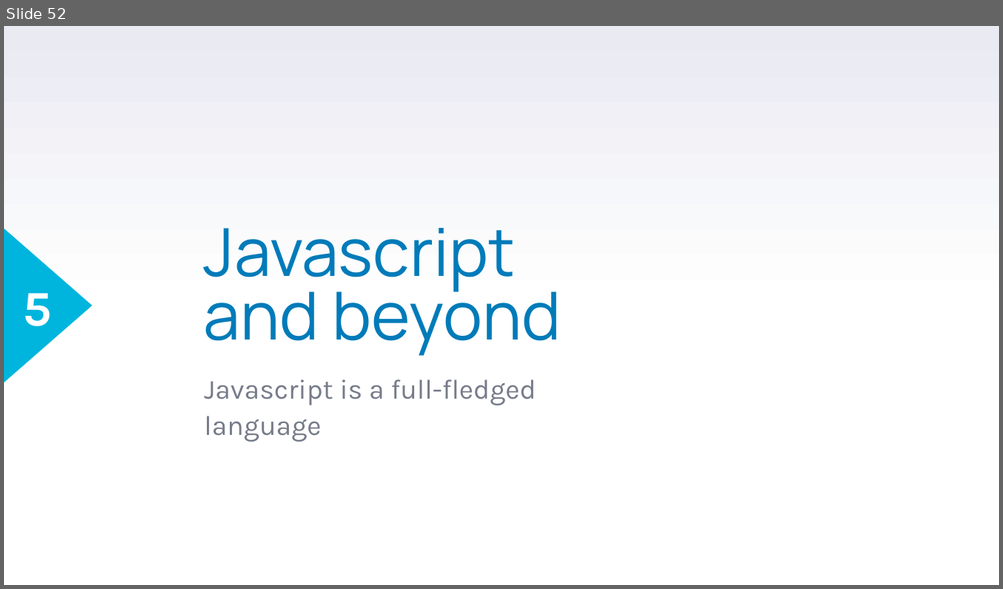
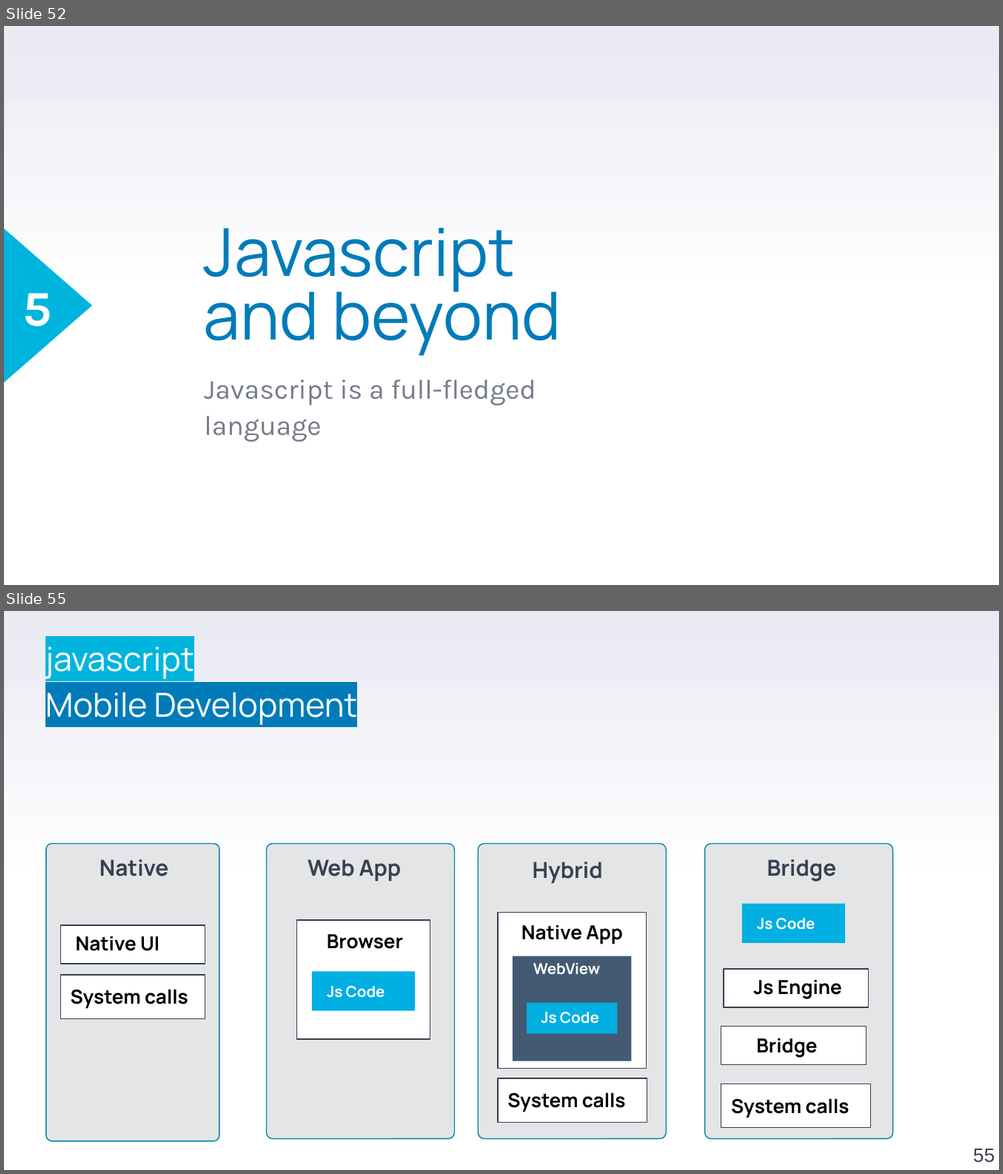
Before and after one commit to stefanofiorenza/KNITS, a slide deck: Programs/Trainings/01-FE/BasicJS/KNITS-Javascript.pptx. Shown one above the other, each under a label of ours: slide 52 before the commit, slides 52 and 55 after it; the slides between them are not shown. The pictures are 1003x589 and 1003x1174 pixels, drawn with LibreOffice and Linux fonts; fonts in the diff are those of the drawing; background and template pictures are left out. Boxes give left, top, right and bottom in pixels: in the first picture for what was removed or moved away, otherwise in the second. Text is boxed around its words. In the diff, an @@ line names an element or a change of style, - is before the commit and + after.

```diff
--- a/Programs/Trainings/01-FE/BasicJS/KNITS-Javascript.pptx
+++ b/Programs/Trainings/01-FE/BasicJS/KNITS-Javascript.pptx
@@ slide 55 added at (4,611,999,1170), background gradient #FFFFFF to #E9EAF2 @@
@@ text added at (45,647,358,726), 24 pt, text #FFFFFF @@
+javascript
+Mobile Development
@@ rounded rectangle added at (45,843,219,1141), fill #E3E5E7, outline #0086A3 0.75 pt @@
@@ rounded rectangle added at (267,843,455,1139), fill #E3E5E7, outline #0086A3 0.75 pt @@
@@ rounded rectangle added at (478,843,666,1139), fill #E3E5E7, outline #0086A3 0.75 pt @@
@@ rounded rectangle added at (704,843,892,1139), fill #E3E5E7, outline #0086A3 0.75 pt @@
@@ text added at (99,860,169,877), 16 pt, text #3A3F50, bold @@
+  Native
@@ text added at (307,860,401,881), 16 pt, text #3A3F50, bold @@
+  Web App
@@ text added at (532,862,603,883), 16 pt, text #3A3F50, bold @@
+  Hybrid
@@ text added at (767,860,836,882), 16 pt, text #3A3F50, bold @@
+  Bridge
@@ rectangle added at (296,920,430,1039), fill #FFFFFF, outline #3A3F50 0.75 pt @@
@@ rectangle added at (498,912,646,1068), fill #FFFFFF, outline #3A3F50 0.75 pt @@
@@ rectangle added at (742,903,845,943), fill #01AFE2 @@
@@ text added at (757,918,815,930), 11 pt, text #FFFFFF, bold @@
+Js Code
@@ rectangle added at (61,925,206,964), fill #FFFFFF, outline #3A3F50 0.75 pt @@
@@ text added at (76,937,159,951), 14 pt, text #000000, bold @@
+Native UI
@@ text added at (327,934,403,949), 14 pt, text #000000, bold @@
+Browser
@@ text added at (521,925,623,945), 14 pt, text #000000, bold @@
+Native App
@@ rectangle added at (61,975,206,1019), fill #FFFFFF, outline #3A3F50 0.75 pt @@
@@ rectangle added at (311,972,415,1012), fill #01AFE2 @@
@@ text added at (327,986,385,998), 11 pt, text #FFFFFF, bold @@
+Js Code
@@ rectangle added at (723,969,868,1008), fill #FFFFFF, outline #3A3F50 0.75 pt @@
@@ text added at (753,980,842,999), 14 pt, text #000000, bold @@
+Js Engine
@@ text added at (71,989,188,1009), 14 pt, text #000000, bold @@
+System calls
@@ group added at (512,956,631,1062): 2 rectangles, 2 texts @@
+WebView
+Js Code
@@ rectangle added at (721,1027,866,1065), fill #FFFFFF, outline #3A3F50 0.75 pt @@
@@ text added at (756,1039,817,1058), 14 pt, text #000000, bold @@
+Bridge
@@ rectangle added at (498,1079,646,1122), fill #FFFFFF, outline #3A3F50 0.75 pt @@
@@ text added at (507,1093,626,1113), 14 pt, text #000000, bold @@
+System calls
@@ rectangle added at (721,1085,871,1128), fill #FFFFFF, outline #3A3F50 0.75 pt @@
@@ text added at (731,1099,849,1119), 14 pt, text #000000, bold @@
+System calls
@@ page number added at (973,1149,994,1163), 14 pt, text #3A3F50 @@
+55
```
Also in this commit, not shown: 3 slides changed, 6 other slides added, 49 other files.
